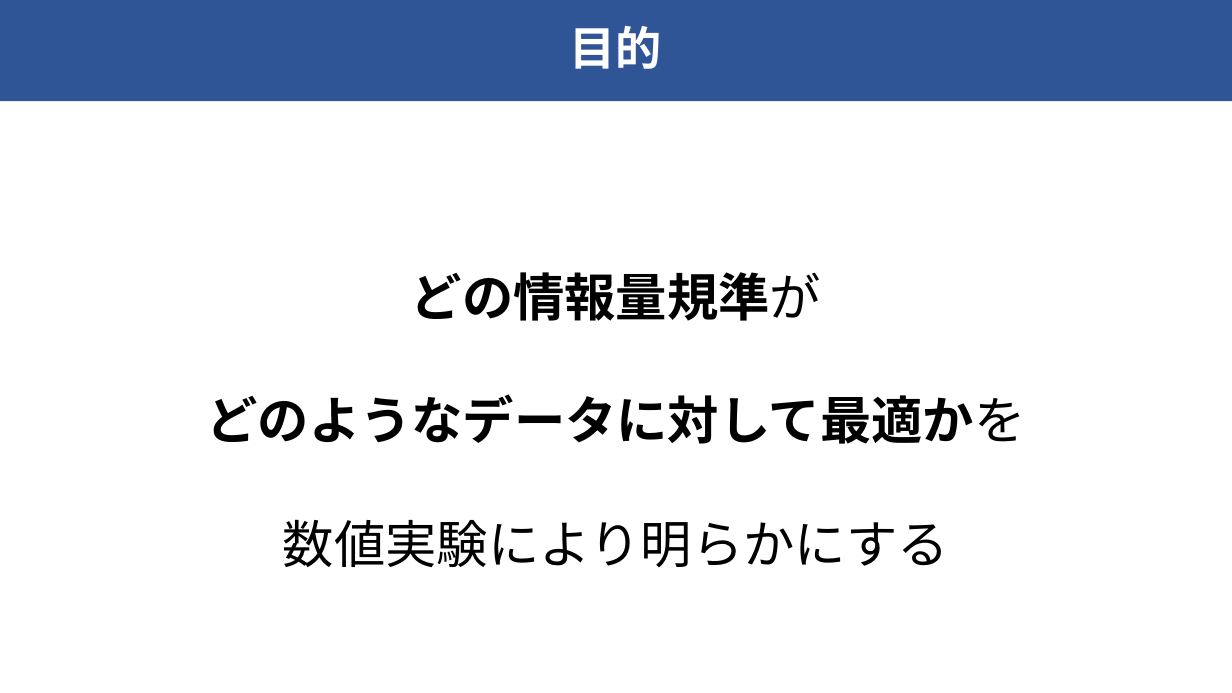
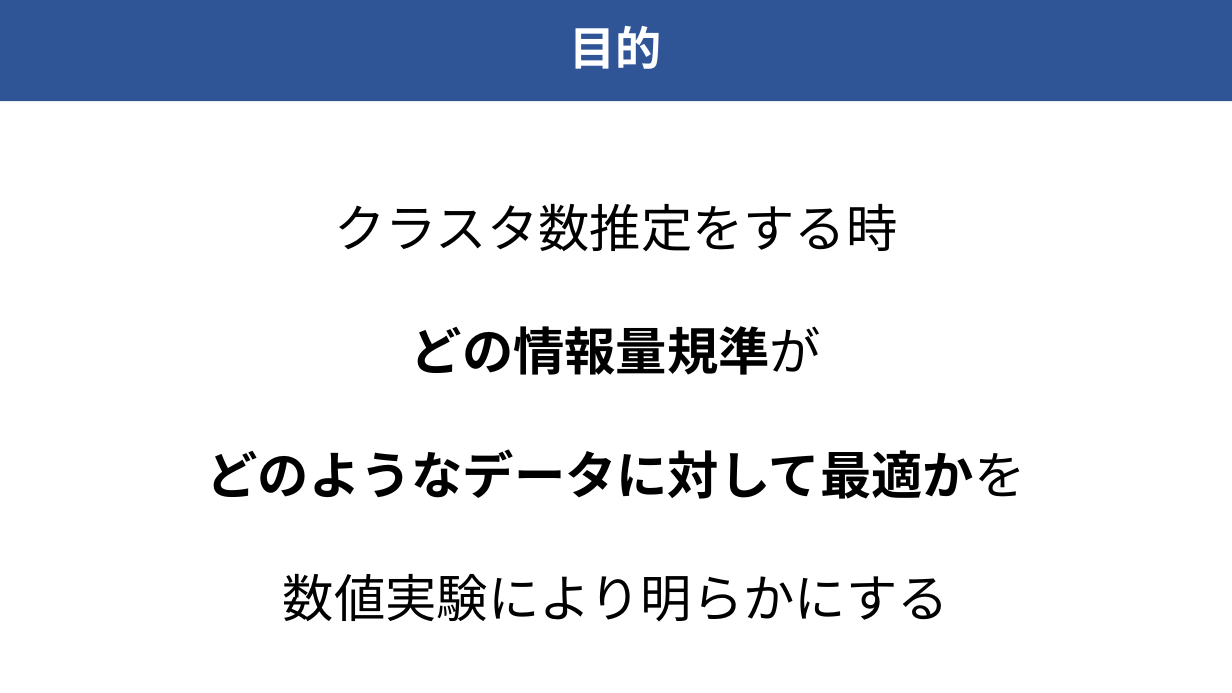
Before and after one commit to raryosu/graduation-research, a slide deck: slide 4 of docs/final-presen/final_hagihara.pptx. Drawn at 1232x693 pixels with LibreOffice and Linux fonts; fonts in the diff are those of the drawing. Boxes give left, top, right and bottom in pixels: in the first picture for what was removed or moved away, otherwise in the second. Text is boxed around its words. In the diff, an @@ line names an element or a change of style, - is before the commit and + after.

Commit message:
目的スライド「クラスタ数推定をする時に」というセンテンスがなかったのでとりあえず追加

```diff
--- a/docs/final-presen/final_hagihara.pptx
+++ b/docs/final-presen/final_hagihara.pptx
@@ text "クラスタ数推定をする時": place and size @@
-text "クラスタ数推定をする時" at <box>206,272,1025,567</box>
+text "クラスタ数推定をする時" at <box>206,203,1025,621</box>
@@ text at <box>334,203,897,251</box>: paragraph added @@
+クラスタ数推定をする時
```
Also in this commit, not shown: 7 other slides changed.
